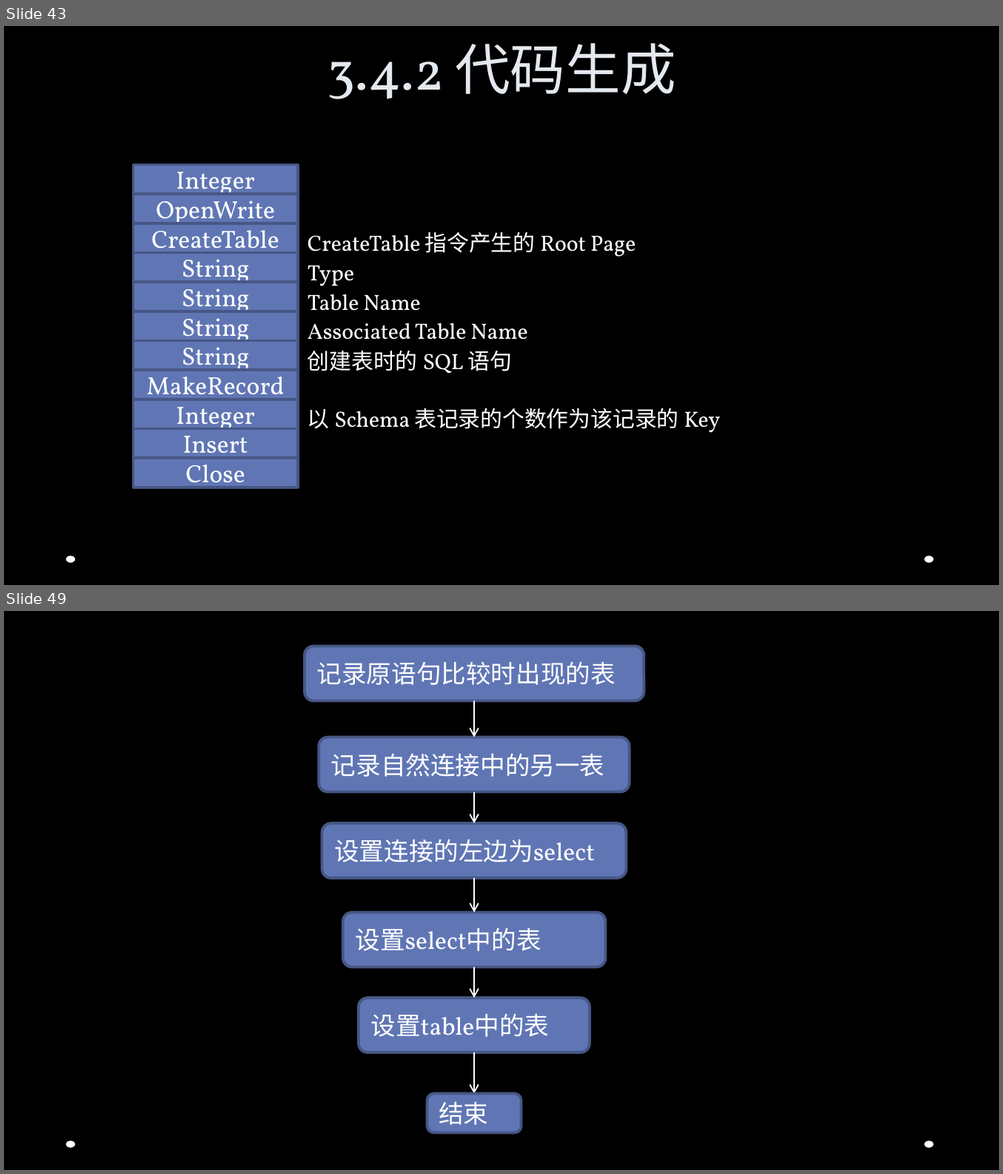
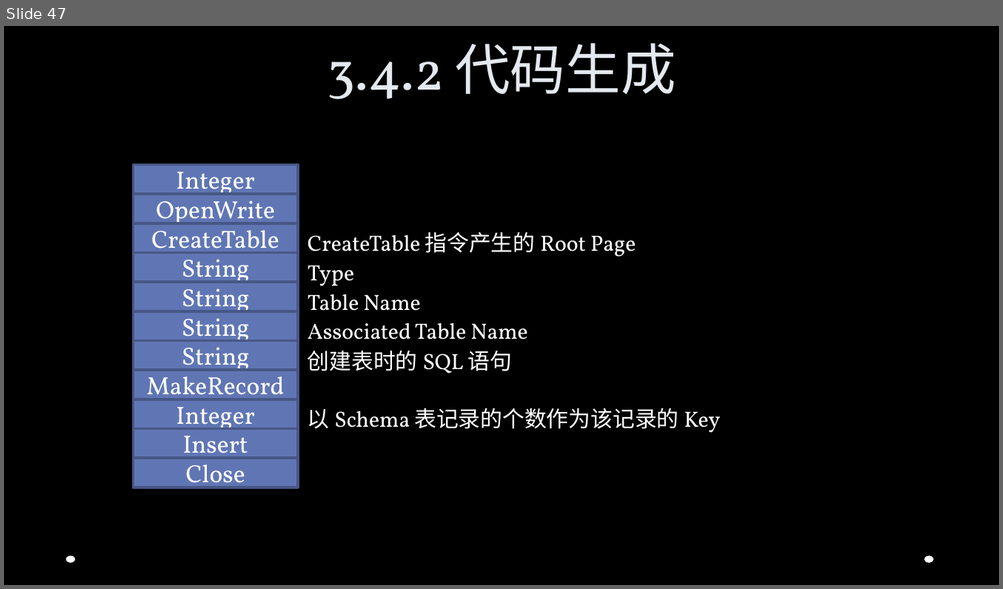
Before and after one commit to Jusot/chidb, a slide deck: documents/slides/ppt.pptx. Shown one above the other, each under a label of ours: slides 43 and 49 before the commit, slide 47 after it; the slides between them are not shown. The pictures are 1003x1174 and 1003x589 pixels, drawn with LibreOffice and Linux fonts; fonts in the diff are those of the drawing; background and template pictures are left out. Boxes give left, top, right and bottom in pixels: in the first picture for what was removed or moved away, otherwise in the second. Text is boxed around its words. In the diff, an @@ line names an element or a change of style, - is before the commit and + after.

```diff
--- a/documents/slides/ppt.pptx
+++ b/documents/slides/ppt.pptx
@@ slide 49 removed at (4, 611, 999, 1170), background picture (left out); not listed: 2 template elements that a slide beside it also shows @@
@@ rounded rectangle removed at (304, 646, 643, 701) @@
-记录原语句比较时出现的表
@@ arrow removed from (475, 701) to (473, 738) @@
@@ rounded rectangle removed at (318, 738, 629, 792) @@
-记录自然连接中的另一表
@@ arrow removed from (473, 792) to (473, 824) @@
@@ rounded rectangle removed at (322, 824, 626, 879) @@
-设置连接的左边为select
@@ arrow removed from (473, 879) to (475, 912) @@
@@ rounded rectangle removed at (343, 912, 606, 967) @@
-设置select中的表
@@ arrow removed from (475, 967) to (473, 998) @@
@@ rounded rectangle removed at (358, 998, 589, 1053) @@
-设置table中的表
@@ arrow removed from (473, 1053) to (475, 1094) @@
@@ rounded rectangle removed at (427, 1094, 521, 1133) @@
-结束
@@ what was slide 43 is now slide 47 @@
```
Also in this commit, not shown: 3 slides changed, 4 slides added, 6 other slides removed.
